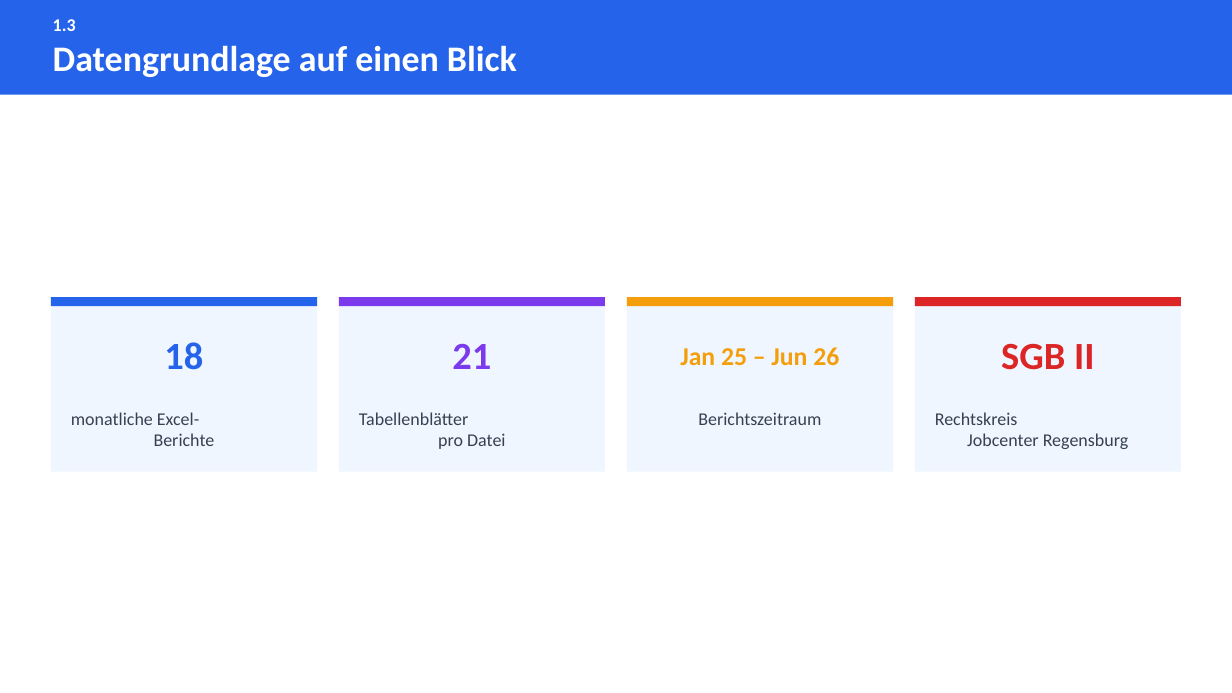
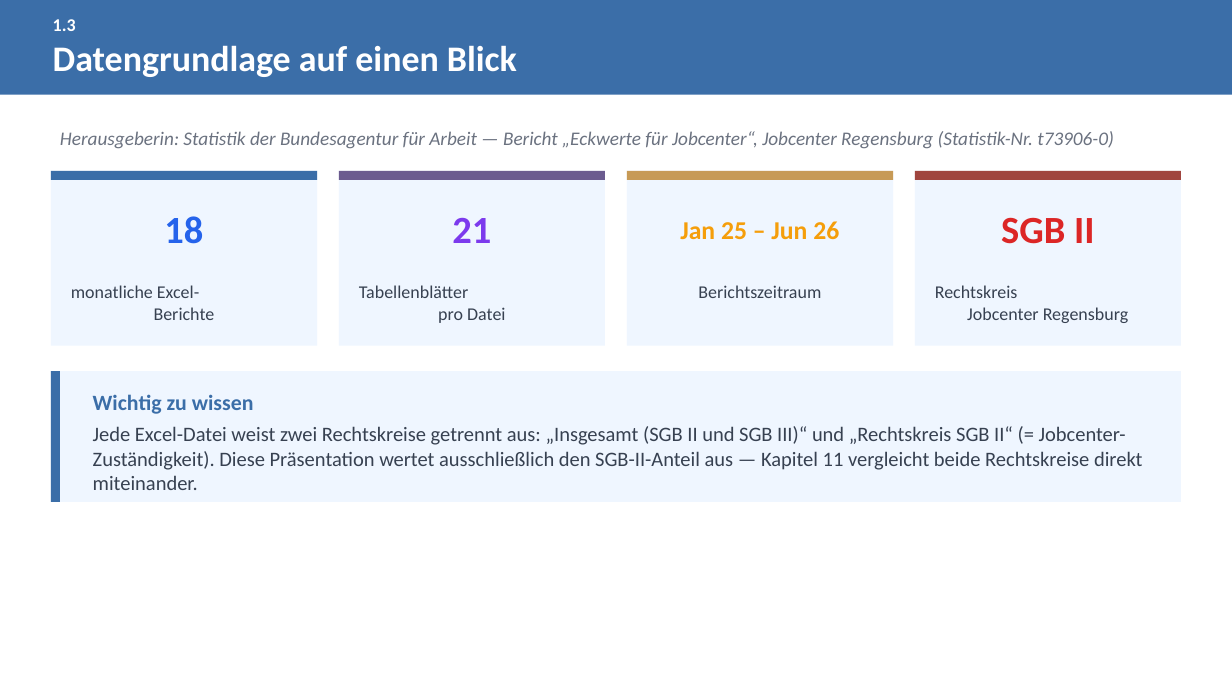
Before and after one commit to eufunk/arbeitsmarkt-regensburg, a slide deck: slide 5 of Dok/Projektpraesentation.pptx. Drawn at 1232x693 pixels with LibreOffice and Linux fonts; fonts in the diff are those of the drawing. Boxes give left, top, right and bottom in pixels: in the first picture for what was removed or moved away, otherwise in the second. Text is boxed around its words. In the diff, an @@ line names an element or a change of style, - is before the commit and + after.

Commit message:
Projektdokumentation und -praesentation um Kapitel 5-11 erweitern, visuell ueberarbeiten
Word: neue Kapitel Fluktuation, Demografie, Erwerbstaetigkeit, Finanzen,
Foerderung, Bezugsdauer und Rechtskreisvergleich in voller Paritaet ergaenzt,
Kennzahlen hervorgehoben, echtes klickbares Inhaltsverzeichnis mit
Seitenzahlen aufgebaut.

PPT: entsprechende Kapitel-Folien ergaenzt, Farbpalette entschaerft,
mehrere Folien auf Kacheln/Panele umgestellt und Zeitraumangaben
(Vormonat/Vorjahresmonat vs. Gesamtzeitraum) praezisiert.

```diff
--- a/Dok/Projektpraesentation.pptx
+++ b/Dok/Projektpraesentation.pptx
@@ rectangle at (0, 0, 1231, 94): fill #2563EB to #3B6EA8 @@
@@ text added at (60, 131, 1114, 149), 15 pt, text #6B7280, italic @@
+Herausgeberin: Statistik der Bundesagentur für Arbeit — Bericht „Eckwerte für Jobcenter“, Jobcenter Regensburg (Statistik-Nr. t73906-0)
@@ 8 texts, 8 rectangles: place and size @@
-8 texts, 8 rectangles at (51, 297, 1180, 472)
+8 texts, 8 rectangles at (51, 171, 1180, 345)
@@ rectangle at (51, 171, 317, 180): fill #2563EB to #3B6EA8 @@
@@ rectangle at (339, 171, 605, 180): fill #7C3AED to #6B5B8F @@
@@ rectangle at (627, 171, 893, 180): fill #F59E0B to #C79A56 @@
@@ rectangle at (914, 171, 1180, 180): fill #DC2626 to #A0453F @@
@@ rectangle added at (51, 371, 1180, 502), fill #EFF6FF @@
@@ rectangle added at (51, 371, 60, 502), fill #3B6EA8 @@
@@ text added at (93, 394, 254, 414), 17 pt, text #3B6EA8, bold @@
+Wichtig zu wissen
@@ text added at (93, 426, 1143, 490), 16 pt, text #374151 @@
+Jede Excel-Datei weist zwei Rechtskreise getrennt aus: „Insgesamt (SGB II und SGB III)“ und „Rechtskreis SGB II“ (= Jobcenter-Zuständigkeit). Diese Präsentation wertet ausschließlich den SGB-II-Anteil aus — Kapitel 11 vergleicht beide Rechtskreise direkt miteinander.
```
Also in this commit, not shown: 29 other slides changed, 35 slides added, 23 other files.
